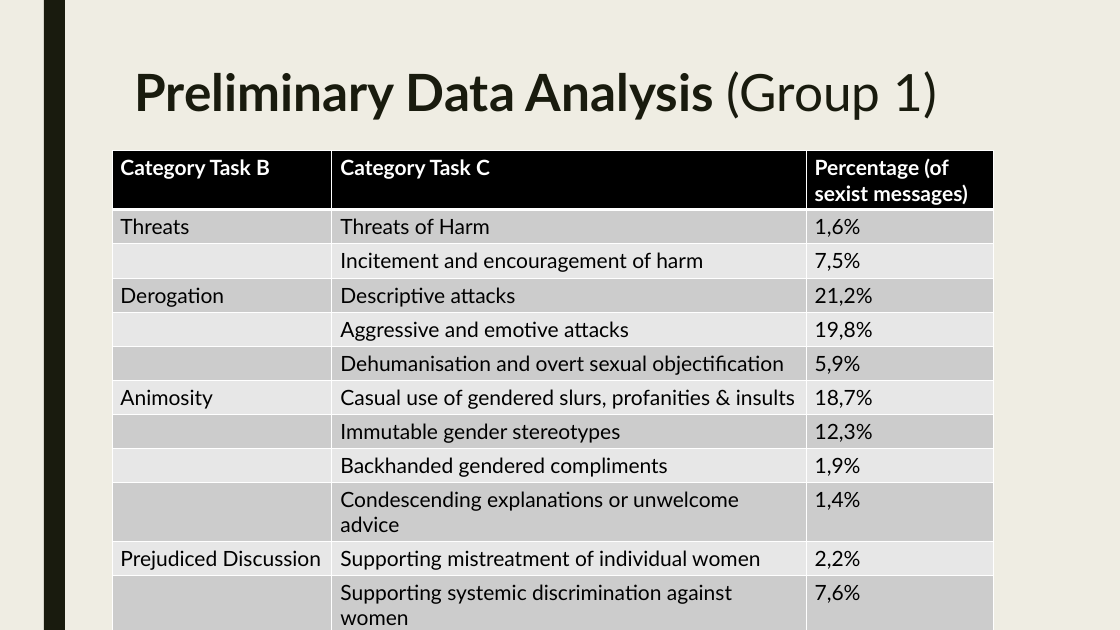
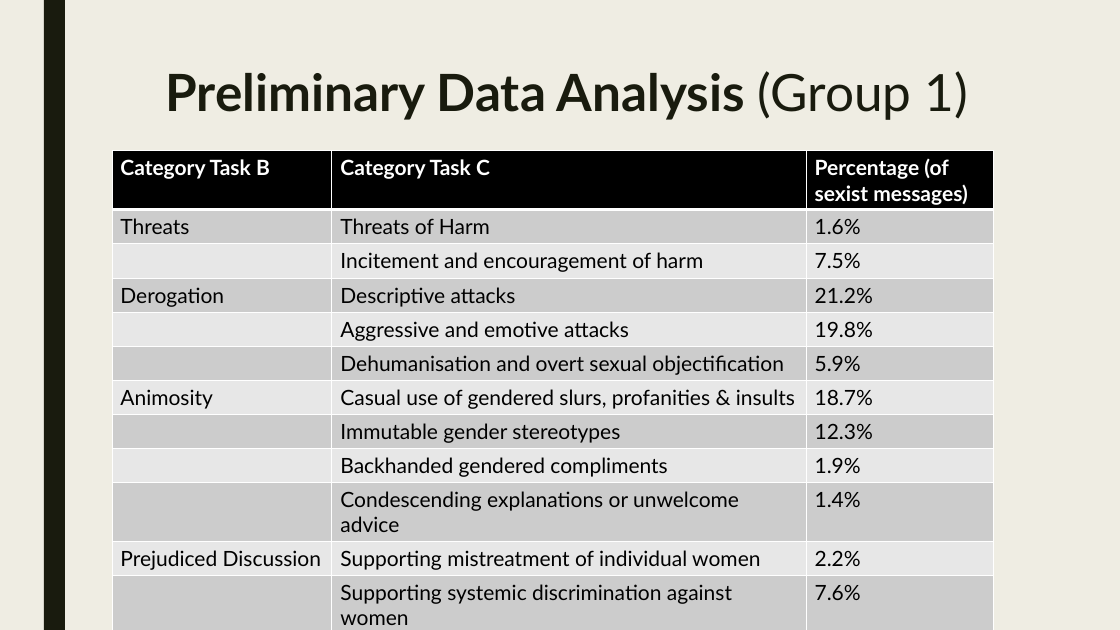
Before and after one commit to SanneW7/Shared-Task-, a slide deck: slide 2 of slides/Preliminary Data Analysis (Group 1).pptx. Drawn at 1120x630 pixels with LibreOffice and Linux fonts; fonts in the diff are those of the drawing. Boxes give left, top, right and bottom in pixels: in the first picture for what was removed or moved away, otherwise in the second. Text is boxed around its words. In the diff, an @@ line names an element or a change of style, - is before the commit and + after.

Commit message:
Update slides

```diff
--- a/slides/Preliminary Data Analysis (Group 1).pptx
+++ b/slides/Preliminary Data Analysis (Group 1).pptx
@@ title "Preliminary Data Analysis (Group 1)" at <box>165,71,968,120</box>: alignment left to centre @@
@@ table at <box>112,151,995,629</box> @@
-row 2, column 3: 1,6%
+row 2, column 3: 1.6%
-row 3, column 3: 7,5%
+row 3, column 3: 7.5%
-row 4, column 3: 21,2%
+row 4, column 3: 21.2%
-row 5, column 3: 19,8%
+row 5, column 3: 19.8%
-row 6, column 3: 5,9%
+row 6, column 3: 5.9%
-row 7, column 3: 18,7%
+row 7, column 3: 18.7%
-row 8, column 3: 12,3%
+row 8, column 3: 12.3%
-row 9, column 3: 1,9%
+row 9, column 3: 1.9%
-row 10, column 3: 1,4%
+row 10, column 3: 1.4%
-row 11, column 3: 2,2%
+row 11, column 3: 2.2%
-row 12, column 3: 7,6%
+row 12, column 3: 7.6%
```
Also in this commit, not shown: 1 other slide changed, 1 slide removed.
